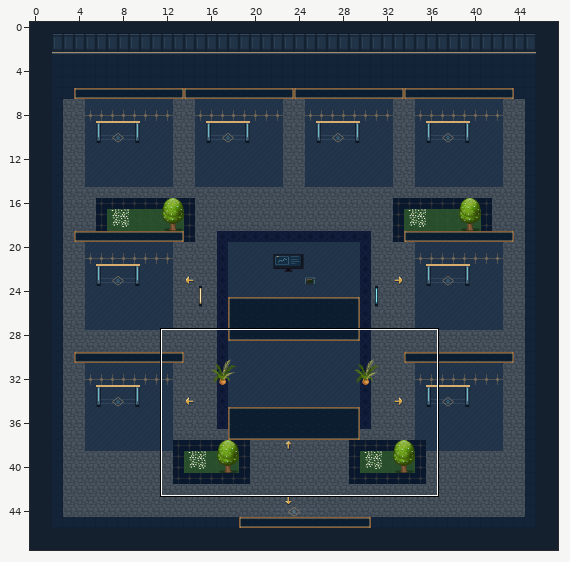
Tiled map (JSON) -- maps/preview/campus-exploration.tmj. The first picture is a wide view before the edit; the outline marks the close-up.
Close-up. Earlier state:
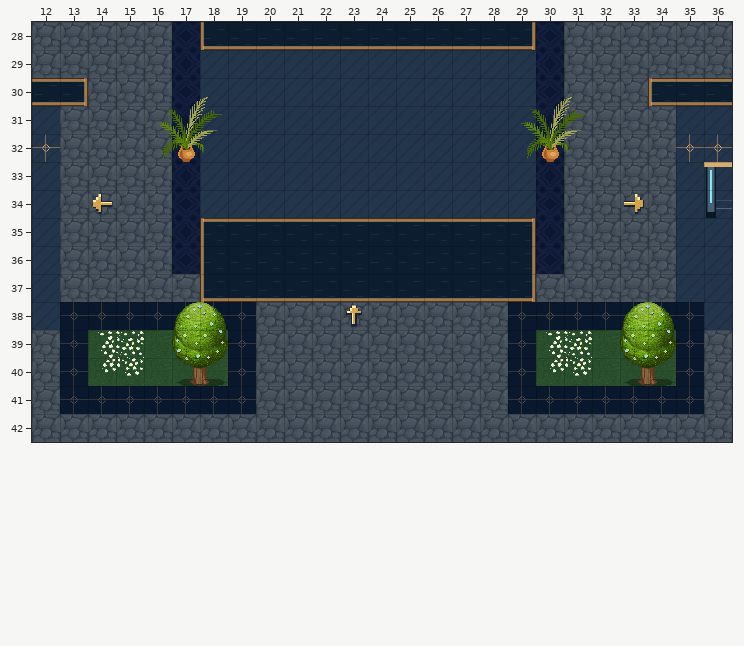
Cells are 32x32 px. Shown: x 12..36, y 28..42. The commit also changed other parts of the map, which this record leaves out.
After:
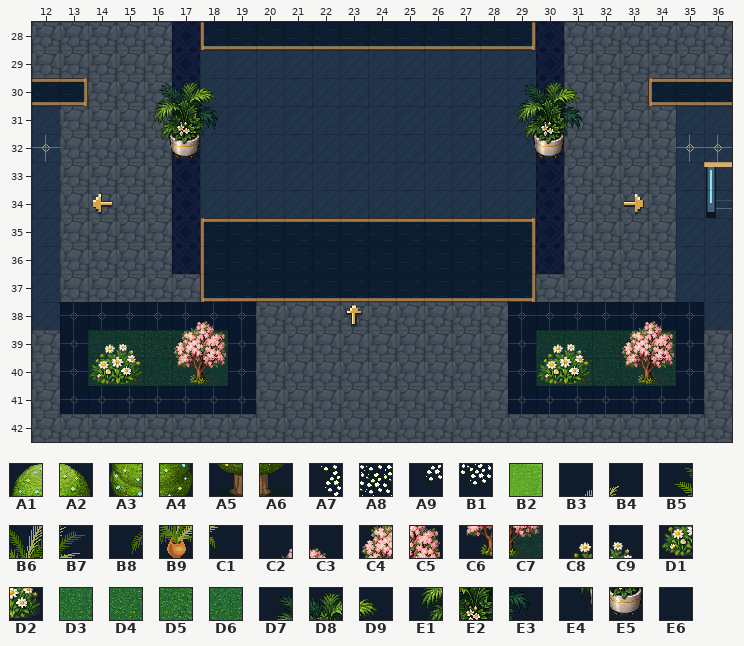
Key: from "art-2": A1 12, A2 13, A3 37, A4 38, A5 62, A6 63, A7 528, A8 529, A9 553, B1 554, B2 625; from "art-6": B3 61, B4 62, B5 72, B6 73, B7 74, B8 84, B9 85, C1 86; from "plaza-garden": C2 4, C3 5, C4 12, C5 13, C6 20, C7 21, C8 32, C9 33, D1 40, D2 41; from "plaza-grass": D3 0, D4 1, D5 2, D6 3; from "world-ambient-plants": D7 0, D8 1, D9 2, E1 3, E2 4, E3 5, E4 6, E5 7, E6 8.
__ is an empty cell, .. an unchanged one.
See-through tiles are keyed as they look on the map.
Diff:
--- layer "terrain"
@@ x 14..34 @@
-39 B2 B2 B2 B2 B2 .. .. .. .. .. .. .. .. .. .. .. B2 B2 B2 B2 B2
-40 B2 B2 B2 B2 B2 .. .. .. .. .. .. .. .. .. .. .. B2 B2 B2 B2 B2
+39 D4 D5 D5 D3 D4 .. .. .. .. .. .. .. .. .. .. .. D3 D4 D3 D3 D3
+40 D3 D3 D3 D4 D6 .. .. .. .. .. .. .. .. .. .. .. D6 D5 D4 D4 D3
--- layer "scenery-belowAvatar-1"
@@ x 16..31 @@
-32 __ __ __ .. .. .. .. .. .. .. .. .. .. __ __ __
+32 E4 E5 E6 .. .. .. .. .. .. .. .. .. .. E4 E5 E6
@@ x 14..34 @@
-39 A7 A8 .. .. .. .. .. .. .. .. .. .. .. .. .. .. A7 A8 .. .. ..
-40 A9 B1 .. __ __ .. .. .. .. .. .. .. .. .. .. .. A9 B1 .. __ __
+39 C8 C9 .. .. .. .. .. .. .. .. .. .. .. .. .. .. C8 C9 .. .. ..
+40 D1 D2 .. C6 C7 .. .. .. .. .. .. .. .. .. .. .. D1 D2 .. C6 C7
--- layer "scenery-aboveAvatar-0"
@@ x 16..31 @@
-30 __ B3 B4 .. .. .. .. .. .. .. .. .. .. __ B3 B4
-31 B5 B6 B7 .. .. .. .. .. .. .. .. .. .. B5 B6 B7
-32 B8 B9 C1 .. .. .. .. .. .. .. .. .. .. B8 B9 C1
+30 D7 D8 D9 .. .. .. .. .. .. .. .. .. .. D7 D8 D9
+31 E1 E2 E3 .. .. .. .. .. .. .. .. .. .. E1 E2 E3
+32 __ __ __ .. .. .. .. .. .. .. .. .. .. __ __ __
@@ x 17..34 @@
-38 A1 A2 .. .. .. .. .. .. .. .. .. .. .. .. .. .. A1 A2
-39 A3 A4 .. .. .. .. .. .. .. .. .. .. .. .. .. .. A3 A4
-40 A5 A6 .. .. .. .. .. .. .. .. .. .. .. .. .. .. A5 A6
+38 C2 C3 .. .. .. .. .. .. .. .. .. .. .. .. .. .. C2 C3
+39 C4 C5 .. .. .. .. .. .. .. .. .. .. .. .. .. .. C4 C5
+40 __ __ .. .. .. .. .. .. .. .. .. .. .. .. .. .. __ __
Changed places in both close-ups, as pixel boxes (x1, y1, x2, y2):
changed: (153, 82, 222, 162)
changed: (517, 82, 586, 162)
changed: (88, 302, 228, 386)
changed: (536, 302, 676, 386)
